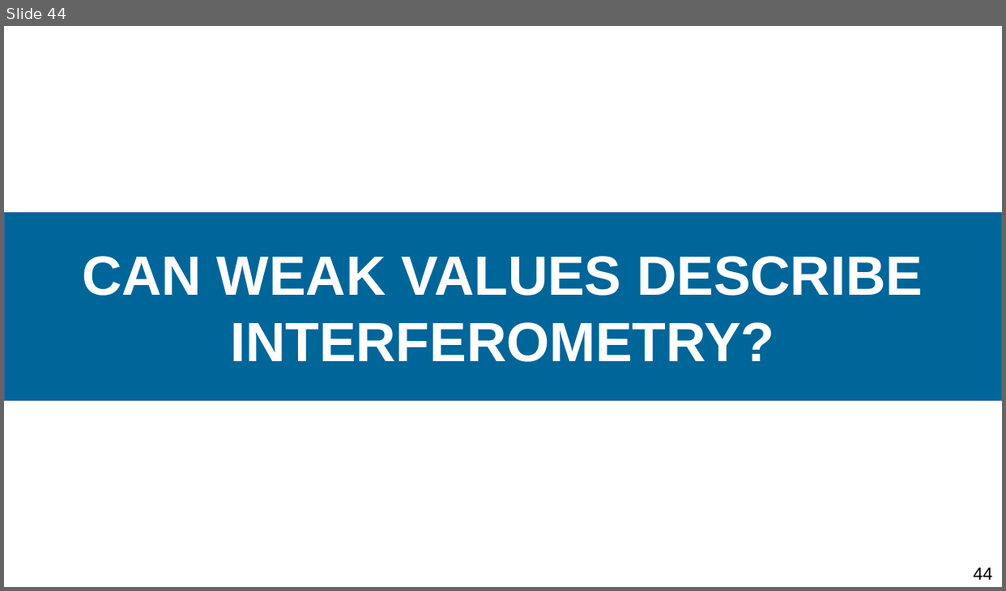
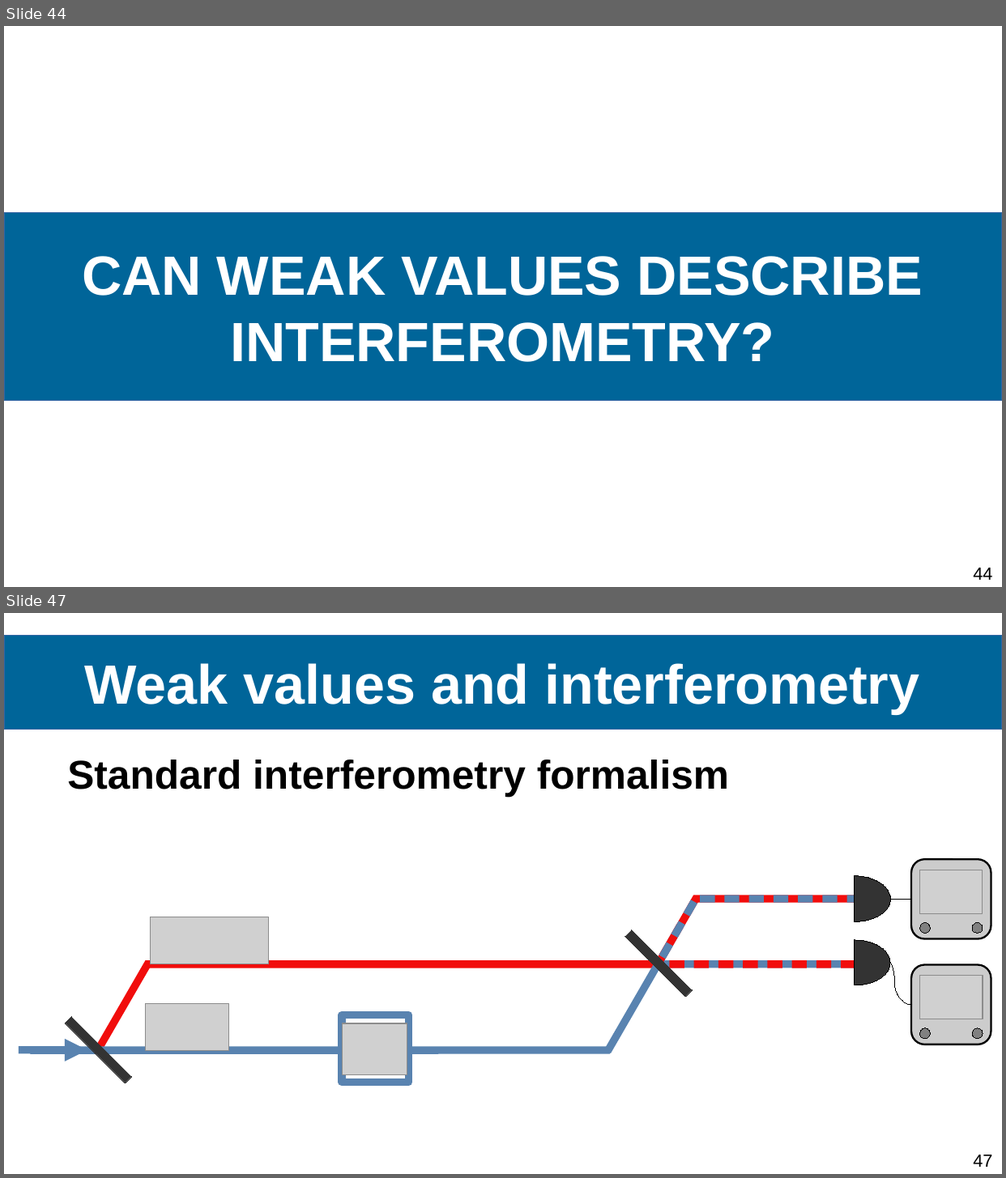
Before and after one commit to Ismaele-vincent/PhD, a slide deck: 2024/Conference abstract/Conference FOMO/Presentation FOMO 2024.odp. Shown one above the other, each under a label of ours: slide 44 before the commit, slides 44 and 47 after it; the slides between them are not shown. The pictures are 1006x591 and 1006x1178 pixels, drawn with LibreOffice and Linux fonts; fonts in the diff are those of the drawing; grey boxes stand for pictures; background and template pictures are left out. Boxes give left, top, right and bottom in pixels: in the first picture for what was removed or moved away, otherwise in the second. Text is boxed around its words. In the diff, an @@ line names an element or a change of style, - is before the commit and + after.

```diff
--- a/2024/Conference abstract/Conference FOMO/Presentation FOMO 2024.odp
+++ b/2024/Conference abstract/Conference FOMO/Presentation FOMO 2024.odp
@@ slide 47 added at <box>4,613,1002,1174</box>, background #FFFFFF; not listed: 1 template element that a slide beside it also shows @@
@@ title added at <box>4,636,1002,730</box>, fill #006599, outline #3465A4 0 pt, 44 pt, text #FFFFFF, bold @@
+Weak values and interferometry
@@ text added at <box>67,760,729,796</box>, 32 pt, text #000000, bold @@
+Standard interferometry formalism
@@ chord (boxed as its full ellipse) added at <box>819,876,890,922</box>, fill #333333, outline #000000 0 pt @@
@@ group added at <box>911,859,991,939</box>: 2 ellipses, 1 rounded rectangle, 1 picture @@
@@ line added from (656, 967) to (697, 897), #F10D0C 6.01 pt @@
@@ line added from (663, 957) to (697, 897), #5983B0 6.01 pt @@
@@ line added from (694, 899) to (875, 899), #F10D0C 6.01 pt @@
@@ line added from (701, 899) to (863, 899), #5983B0 6.01 pt @@
@@ curved line added from (890, 899) to (911, 899), #000000 0 pt @@
@@ picture added at <box>151,918,270,965</box> @@
@@ line added from (607, 1052) to (680, 926), #5983B0 6.01 pt @@
@@ rectangle added at <box>625,931,692,997</box>, fill #333333, outline #333333 0 pt @@
@@ chord (boxed as its full ellipse) added at <box>820,940,890,985</box>, fill #333333, outline #000000 0 pt @@
@@ line added from (96, 1052) to (149, 963), #F10D0C 6.01 pt @@
@@ line added from (145, 965) to (662, 965), #F10D0C 6.01 pt @@
@@ line added from (657, 965) to (856, 965), #5983B0 6.01 pt @@
@@ line added from (670, 965) to (869, 965), #F10D0C 6.01 pt @@
@@ curved line added from (890, 963) to (911, 1005), #000000 0 pt @@
@@ rectangle added at <box>65,1017,131,1084</box>, fill #333333, outline #333333 0 pt @@
@@ picture added at <box>145,1004,228,1051</box> @@
@@ rectangle added at <box>342,1015,409,1082</box>, fill #FFFFFF, outline #5983B0 6.01 pt @@
@@ picture added at <box>343,1024,407,1076</box> @@
@@ group added at <box>911,965,991,1045</box>: 2 ellipses, 1 rounded rectangle, 1 picture @@
@@ arrow added from (19, 1050) to (87, 1050), #5983B0 6.01 pt @@
@@ line added from (30, 1050) to (610, 1050), #5983B0 6.01 pt @@
```
Also in this commit, not shown: 1 slide changed, 20 other slides added, 9 other files.
